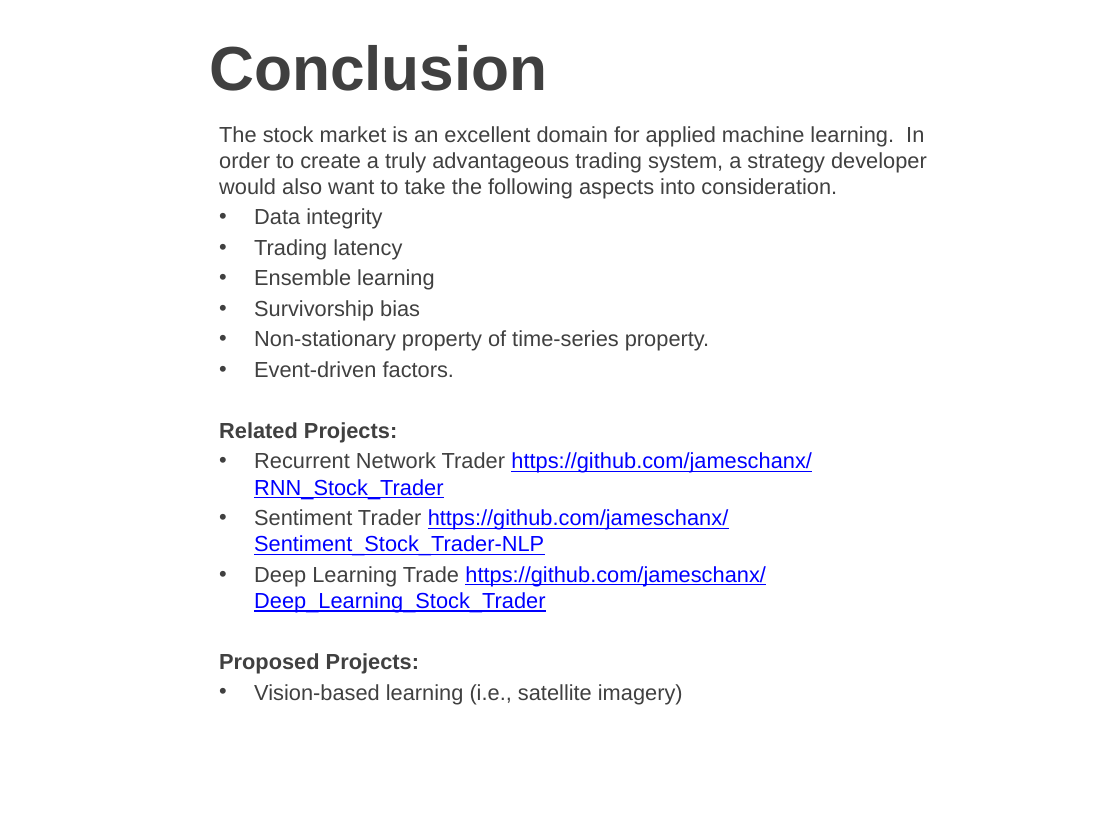
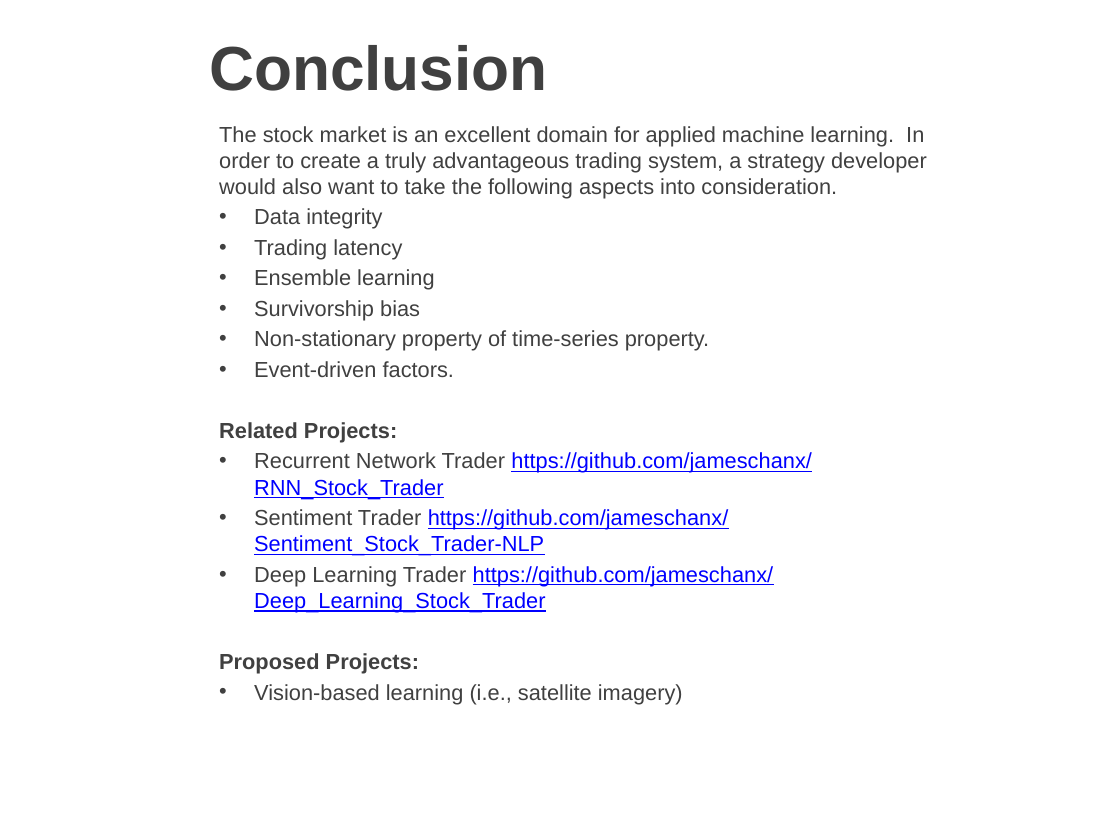
Before and after one commit to jameschanx/Georgia_Tech_School_Projects, a slide deck: slide 13 of Original Files/Strategy Learner - CS7646 Machine Learning for Trading.pptx. Drawn at 1120x840 pixels with LibreOffice and Linux fonts; fonts in the diff are those of the drawing; background and template pictures are left out. Boxes give left, top, right and bottom in pixels: in the first picture for what was removed or moved away, otherwise in the second. Text is boxed around its words. In the diff, an @@ line names an element or a change of style, - is before the commit and + after.

```diff
--- a/Original Files/Strategy Learner - CS7646 Machine Learning for Trading.pptx
+++ b/Original Files/Strategy Learner - CS7646 Machine Learning for Trading.pptx
@@ text at (254, 566, 774, 613): text changed @@
-• Deep Learning Trade https://github.com/jameschanx/Deep_Learning_Stock_Trader
+• Deep Learning Trader https://github.com/jameschanx/Deep_Learning_Stock_Trader
```
Also in this commit, not shown: 1 other file.
